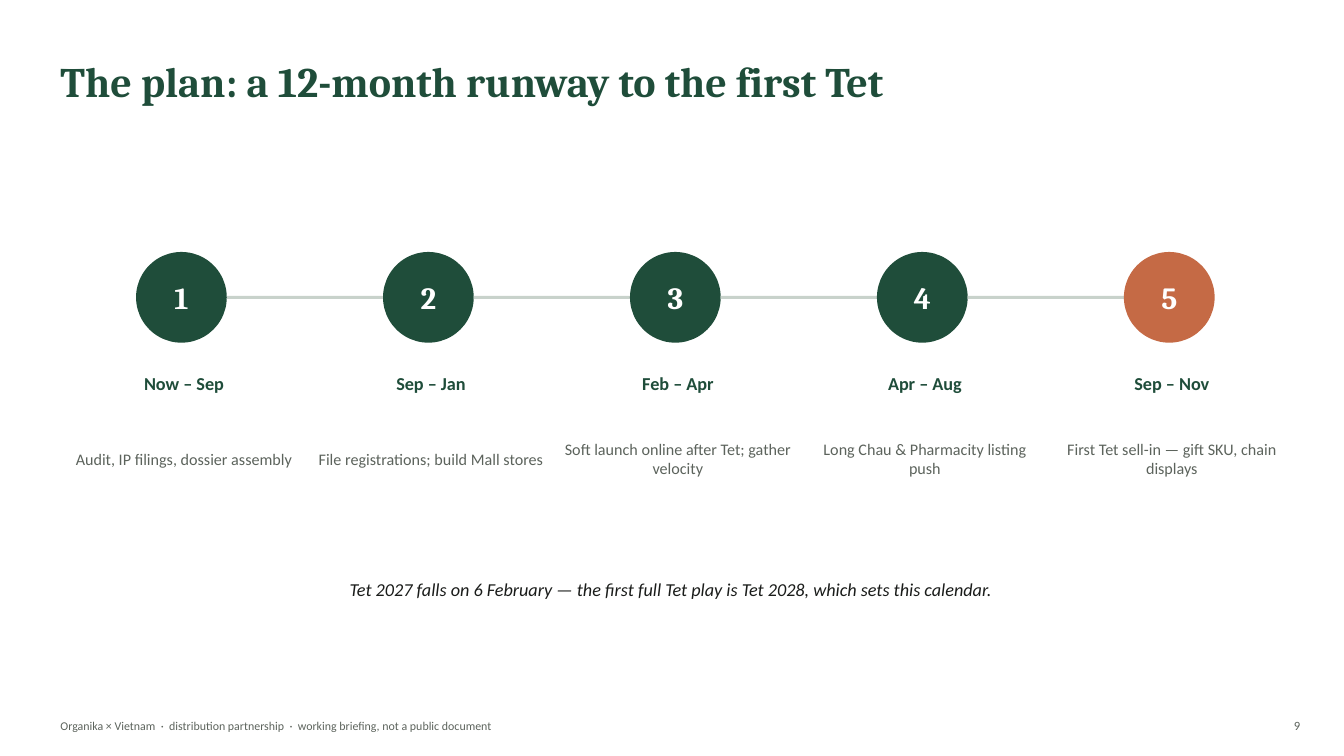
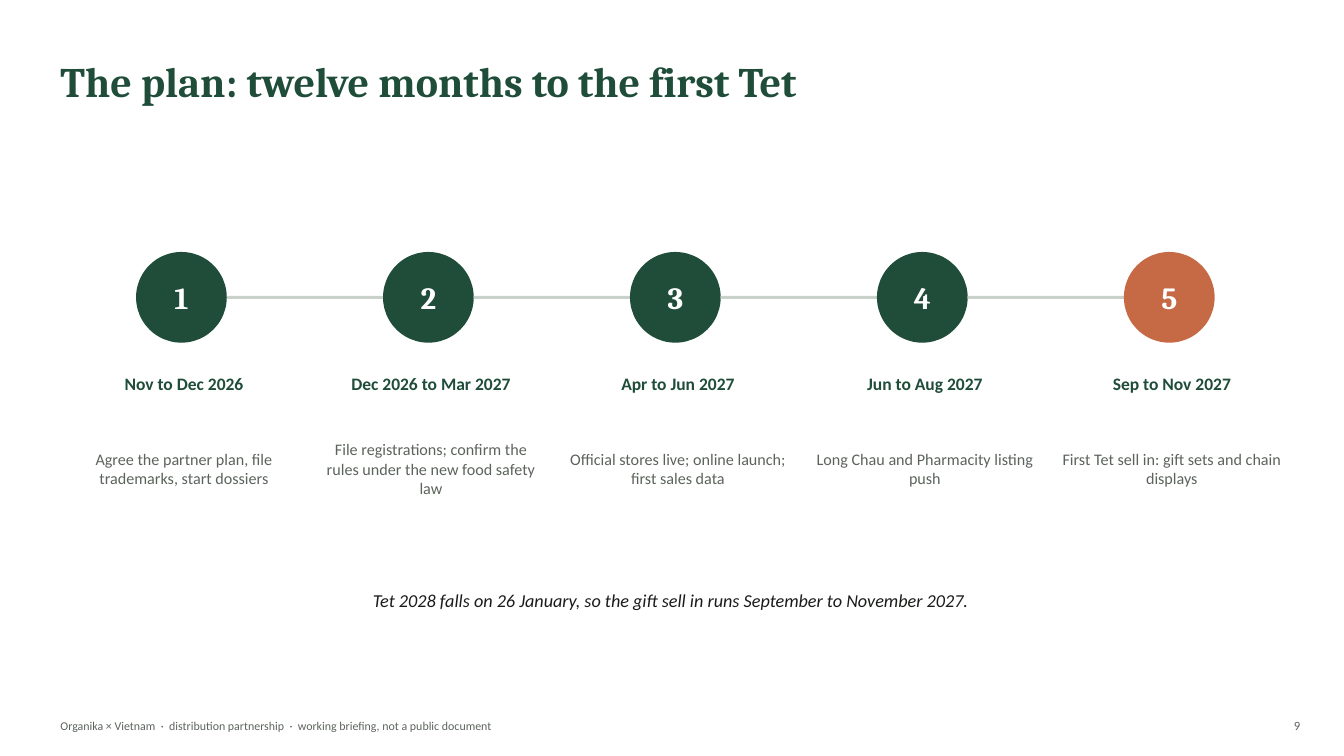
Before and after one commit to louisnto-cloud/my-first-project, a slide deck: slide 9 of vietnam-distributor-pitch.pptx. Drawn at 1344x756 pixels with LibreOffice and Linux fonts; fonts in the diff are those of the drawing. Boxes give left, top, right and bottom in pixels: in the first picture for what was removed or moved away, otherwise in the second. Text is boxed around its words. In the diff, an @@ line names an element or a change of style, - is before the commit and + after.

```diff
--- a/vietnam-distributor-pitch.pptx
+++ b/vietnam-distributor-pitch.pptx
@@ text at <box>60,67,797,106</box>: text changed @@
-The plan: a 12-month runway to the first Tet
+The plan: twelve months to the first Tet
@@ text at <box>125,378,243,390</box>: text changed; size 13 to 12.5 pt @@
-Now – Sep
+Nov to Dec 2026
@@ text at <box>351,378,510,390</box>: text changed; size 13 to 12.5 pt @@
-Sep – Jan
+Dec 2026 to Mar 2027
@@ text at <box>621,378,734,393</box>: text changed; size 13 to 12.5 pt @@
-Feb – Apr
+Apr to Jun 2027
@@ text at <box>867,378,982,393</box>: text changed; size 13 to 12.5 pt @@
-Apr – Aug
+Jun to Aug 2027
@@ text at <box>1113,378,1230,393</box>: text changed; size 13 to 12.5 pt @@
-Sep – Nov
+Sep to Nov 2027
@@ text at <box>327,444,535,494</box>: text changed @@
-File registrations; build Mall stores
+File registrations; confirm the rules under the new food safety law
@@ text at <box>96,454,272,486</box>: text changed @@
-Audit, IP filings, dossier assembly
+Agree the partner plan, file trademarks, start dossiers
@@ text at <box>570,454,786,484</box>: text changed @@
-Soft launch online after Tet; gather velocity
+Official stores live; online launch; first sales data
@@ text at <box>817,454,1033,487</box>: text changed @@
-Long Chau & Pharmacity listing push
+Long Chau and Pharmacity listing push
@@ text at <box>1063,454,1281,487</box>: text changed @@
-First Tet sell-in — gift SKU, chain displays
+First Tet sell in: gift sets and chain displays
@@ text at <box>373,594,968,610</box>: text changed @@
-Tet 2027 falls on 6 February — the first full Tet play is Tet 2028, which sets this calendar.
+Tet 2028 falls on 26 January, so the gift sell in runs September to November 2027.
```
Also in this commit, not shown: 9 other slides changed.
